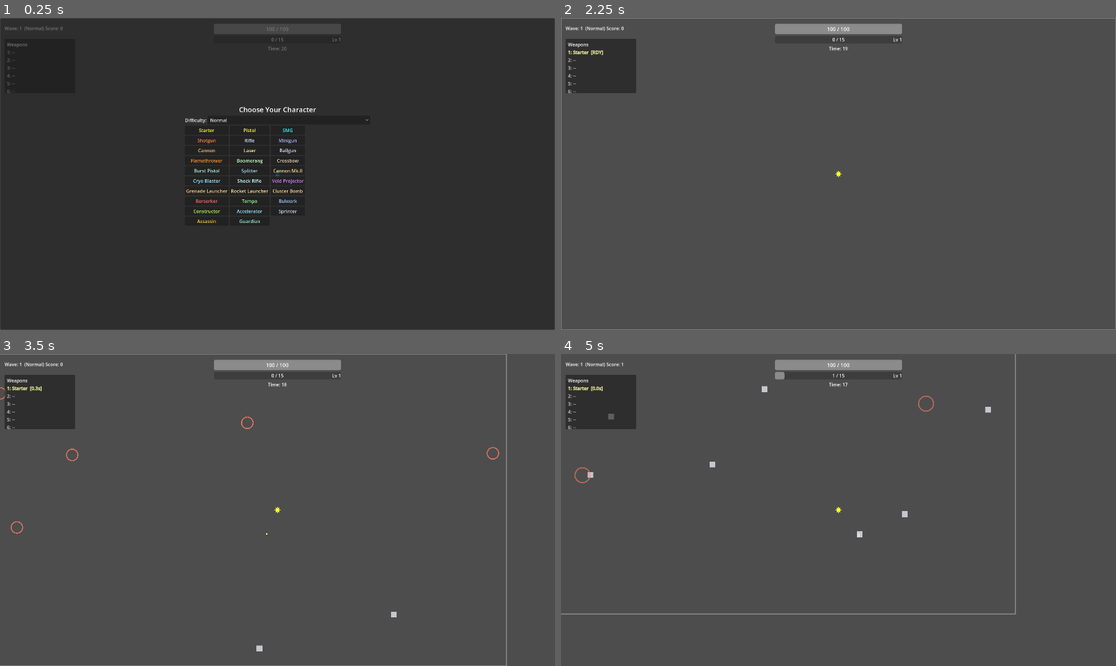
Above: before the commit, frames 1-4 (two rows, left to right).
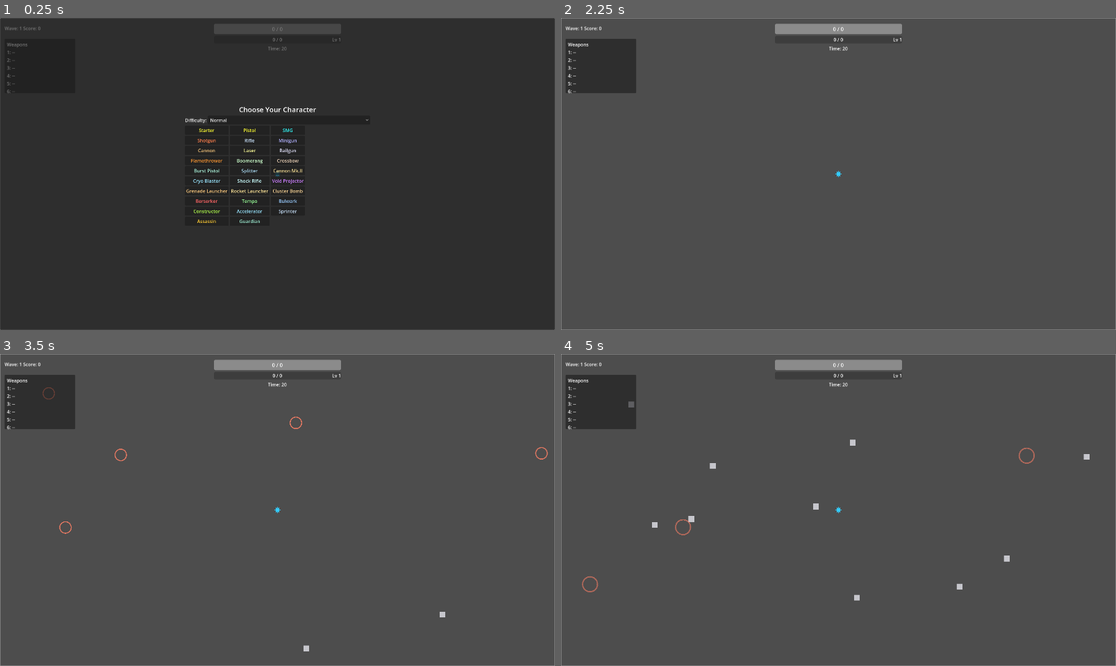
Above: after the commit, the same moments.

Repository: Deitox/Dexcoto
Game: Godot game, scene res://scenes/Main.tscn
The game is run twice, just before and just after one commit, with the same random seed, the same clock (stepped at 60 frames per second) and the same inputs.
Inputs (mouse positions are in pixels of both pictures, inside the frame that each line leads up to):
- Up to frame 1 (0.25 s): no input
- Up to frame 2 (2.25 s): click "Normal" at 0.5 s; click "Normal" at 1.25 s; click "Starter" at 2 s
- Up to frame 3 (3.5 s): tap Enter (ui_accept) at 2.75, 3.02 s; move the mouse to (399, 494) at 2.77 s; hold Right (ui_right, bound only before the commit) from 2.78 s (still down); tap Keypad Enter at 2.85 s; click (399, 494) at 2.92 s
- Up to frame 4 (5 s): move the mouse to (727, 525) at 3.52 s; release Right (ui_right, bound only before the commit) at 3.53 s; hold Down (ui_down, bound only before the commit) 3.53-4.28 s; tap Space at 3.6 s; tap Enter (ui_accept) at 3.77 s; move the mouse to (894, 441) at 4.27 s; hold Right (ui_right, bound only before the commit) from 4.28 s (still down); tap Keypad Enter at 4.35 s

The runs differ from the first frame. In frame 1, less than 0.1% of the frame differs, in the area x 4-52%, y 2-8%; in frame 2, 0.2%; in frame 3, 1.0%; in frame 4, 2.0%, in the area x 0-100%, y 0-100%.
Error after the commit: Parse Error: Expected expression after "/" operator. (res://scripts/player.gd:979)

Commit message:
bug update

Diff:
--- a/scripts/player.gd
+++ b/scripts/player.gd
@@ -976,7 +976,7 @@
 			var count: int = int(_guardian_healing_counts.get(tier, 0))
 			if count < 3:
 				continue
-			var merges: int = count / 3
+			var merges: int = count // 3
 			_guardian_healing_counts[tier] = count % 3
 			var higher: int = tier + 1
 			var higher_count: int = int(_guardian_healing_counts.get(higher, 0))
